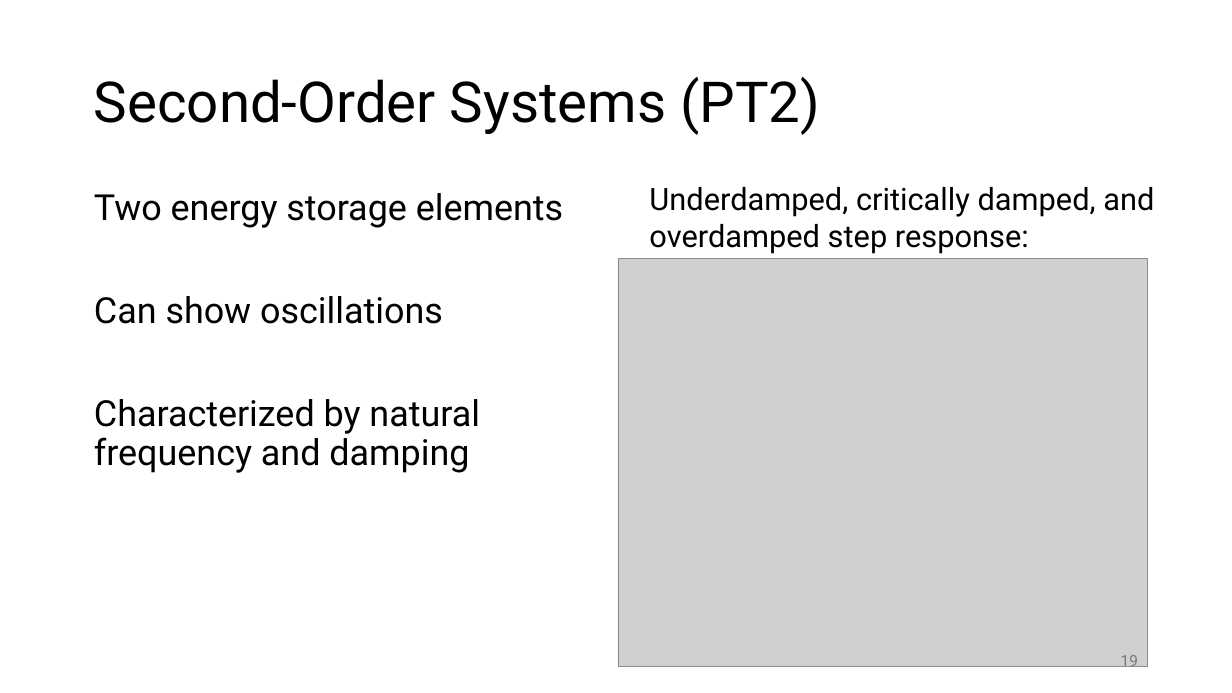
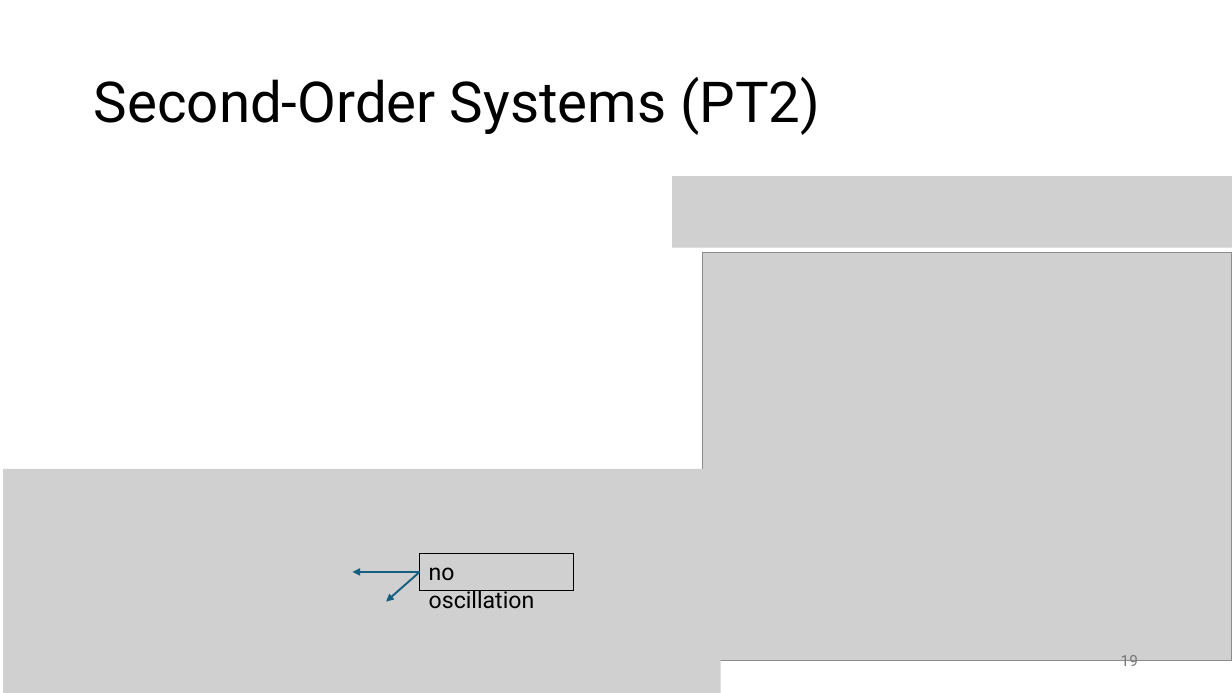
Before and after one commit to FelixWick/control_engineering, a slide deck: slide 19 of slides/1_systems.pptx. Drawn at 1232x693 pixels with LibreOffice and Linux fonts; fonts in the diff are those of the drawing; grey boxes stand for pictures. Boxes give left, top, right and bottom in pixels: in the first picture for what was removed or moved away, otherwise in the second. Text is boxed around its words. In the diff, an @@ line names an element or a change of style, - is before the commit and + after.

Commit message:
systems slides

```diff
--- a/slides/1_systems.pptx
+++ b/slides/1_systems.pptx
@@ picture added at (673,177,1232,248) @@
@@ text removed at (94,193,563,473) @@
-Two energy storage elements
-Can show oscillations
-Characterized by natural frequency and damping
@@ text removed at (649,187,1154,254) @@
-Underdamped, critically damped, and overdamped step response:
@@ picture: place and size @@
-picture at (618,259,1148,666)
+picture at (703,253,1232,661)
@@ picture added at (3,469,721,693) @@
@@ rectangle added at (420,554,574,591), outline #000000 0.75 pt, 18 pt, text #000000 @@
+no oscillation
@@ arrow added from (420, 572) to (353, 572), #156082 1.5 pt @@
@@ arrow added from (420, 572) to (386, 602), #156082 1.5 pt @@
```
Also in this commit, not shown: 6 other slides changed, 1 slide added, 3 slides removed, 1 other file.
